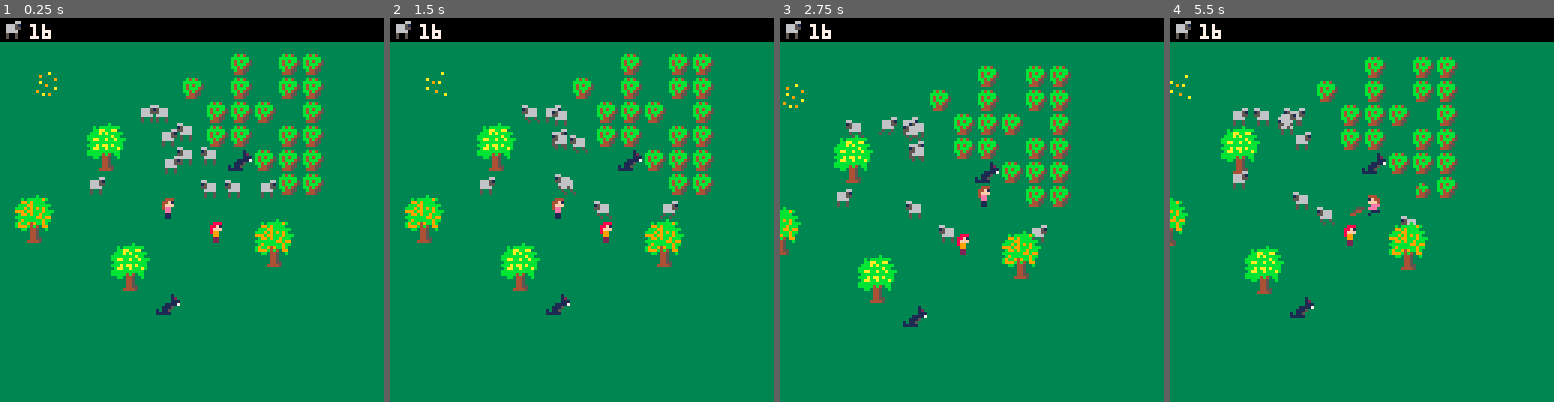
Above: before the commit, frames 1-4 (left to right).
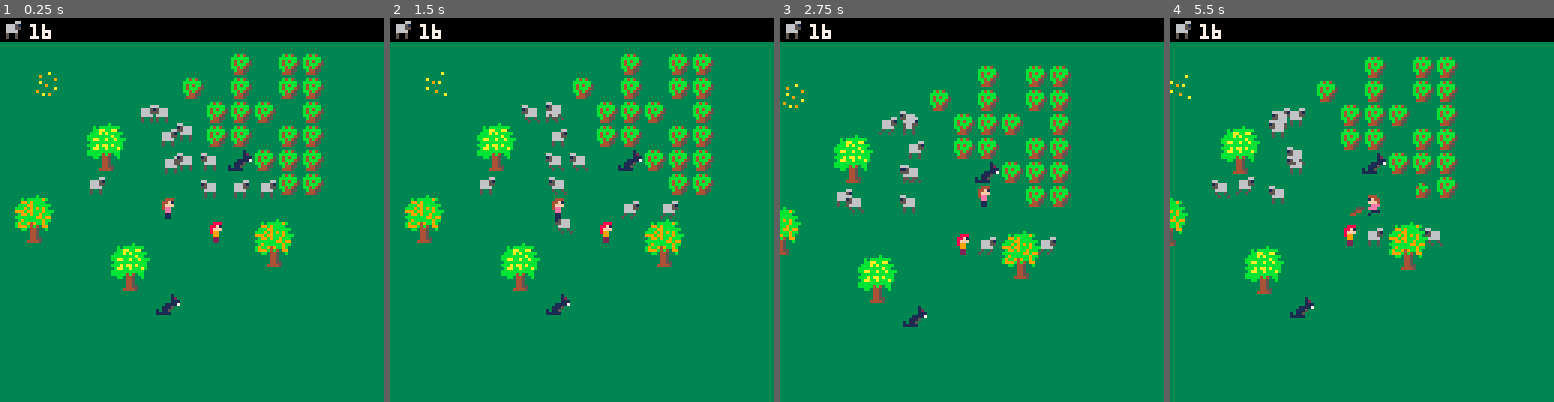
Above: after the commit, the same moments.

Repository: sdegutis/shepherdgame.com
Game: PICO-8 cartridge sheep.p8
Same seed, same stepped clock (60 frames per second), same inputs: the game is played once before the commit and once after it.
Inputs:
- Up to frame 1 (0.25 s): no input
- Up to frame 2 (1.5 s): tap X (X key) at 0.33, 1.07 s; tap O (Z key) at 0.7 s
- Up to frame 3 (2.75 s): hold Right 1.6-2.1 s; tap O (Z key) at 1.7, 2.1, 2.5 s; tap X (X key) at 1.85 s; hold Up 2.15-2.42 s; hold Right from 2.47 s (still down)
- Up to frame 4 (5.5 s): tap O (Z key) every 0.4 s from 2.9 to 5.3 s; tap X (X key) at 2.97, 4.08, 5.2 s; release Right at 3.03 s; hold Left 3.08-3.58 s; hold Down 3.63-3.97 s; hold Right 4.02-4.68 s; hold Up 4.73-5.03 s; hold Left from 5.08 s (still down)

The runs differ from the first frame. In frame 1, 0.5% of the frame differs, in the area x 46-65%, y 33-47%; in frame 2, 1.2%; in frame 3, 1.4%; in frame 4, 1.9%, in the area x 10-72%, y 23-60%.

Commit message:
Fixed running from wolves

Diff:
--- a/sheep.p8
+++ b/sheep.p8
@@ -824,7 +824,17 @@
 		end
 	end
 
-	if e.friend and not e.home then
+	-- run from wolves
+	local w=findrad(e,2,{'wolf'})
+	if w then
+		local dx=w.x-e.x
+		local dy=w.y-e.y
+		local adx=abs(dx)
+		local ady=abs(dy)
+		if (adx>5) e.mx = -sgn(dx)
+		if (ady>5) e.my = -sgn(dy)
+		e.t = 30
+	elseif e.friend and not e.home then
 		local dx=e.friend.x-e.x
 		local dy=e.friend.y-e.y
 		local adx,ady=abs(dx),abs(dy)
@@ -846,15 +856,6 @@
 		-- find owner
 		if e.pet and not e.friend then
 			e.friend=findrad(e,2,{'player'})
-		end
-
-		-- run from wolves
-		local w=findrad(e,2,{'wolf'})
-		if w then
- 		e.mx = -sgn(w.x-e.x)
- 		e.my = -sgn(w.y-e.y)
- 		e.t = 30
- 		return
 		end
 
 		-- follow sheep
